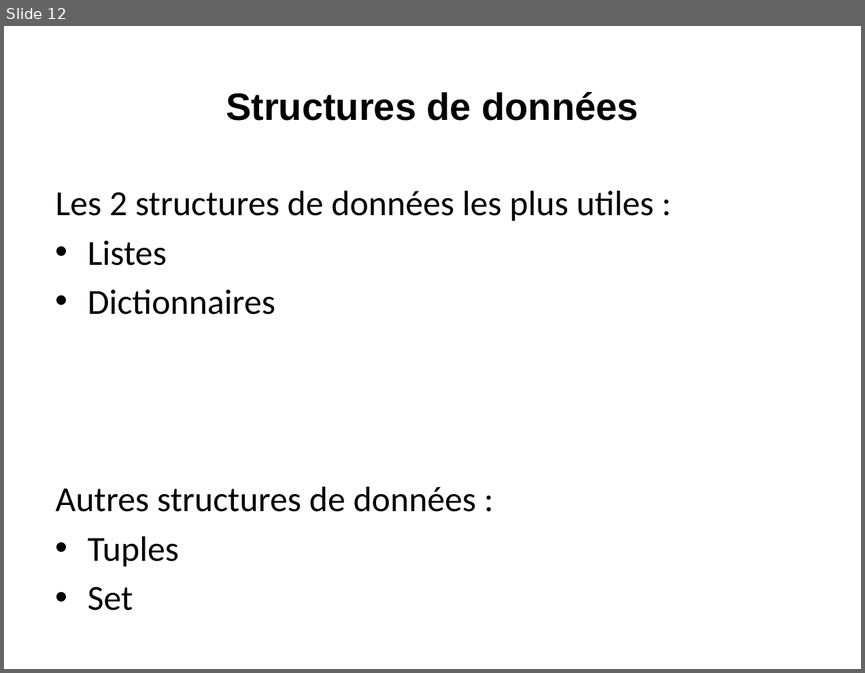
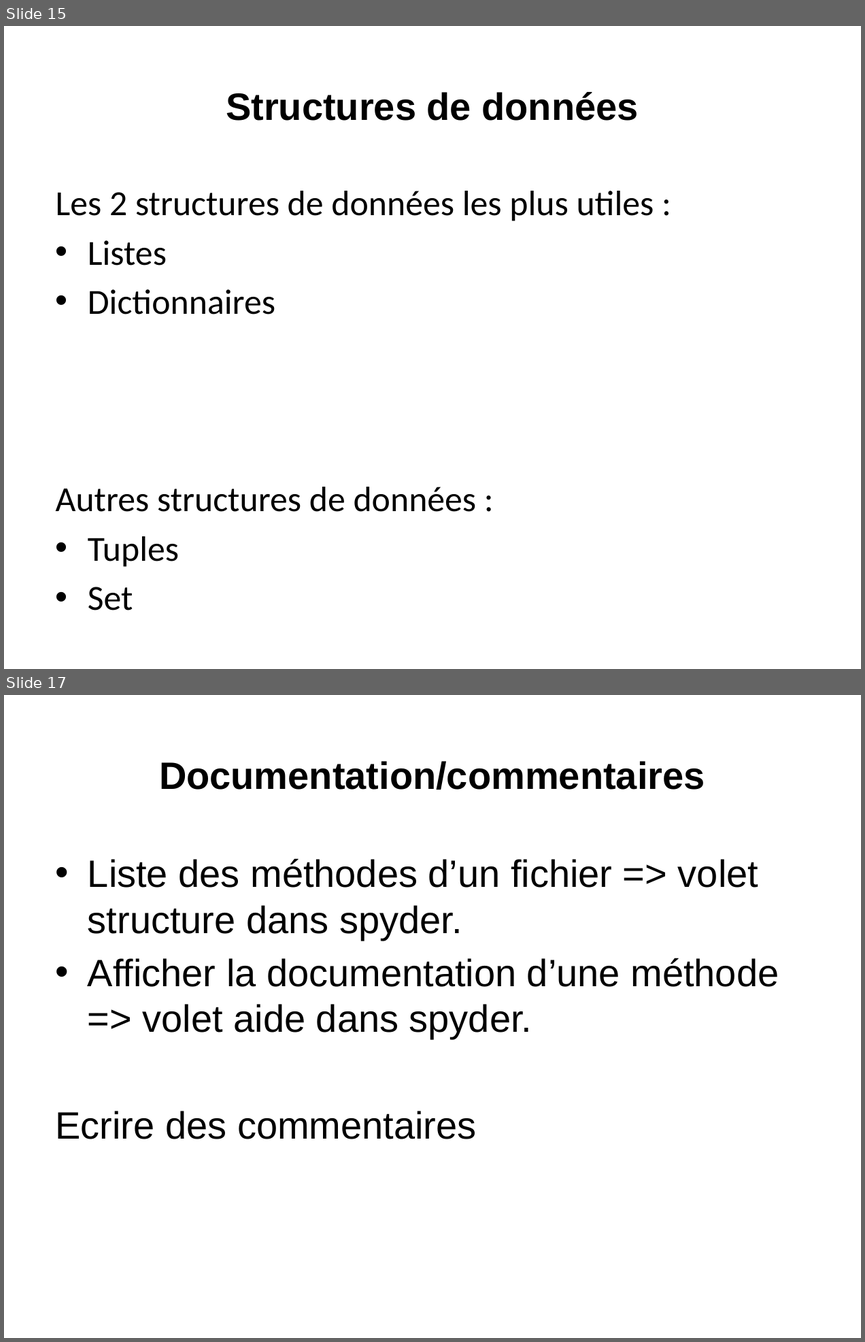
Before and after one commit to loicmidy/formation-python, a slide deck: formation python.pptx. Shown one above the other, each under a label of ours: slide 12 before the commit, slides 15 and 17 after it; the slides between them are not shown. The pictures are 865x673 and 865x1342 pixels, drawn with LibreOffice and Linux fonts; fonts in the diff are those of the drawing. Boxes give left, top, right and bottom in pixels: in the first picture for what was removed or moved away, otherwise in the second. Text is boxed around its words. In the diff, an @@ line names an element or a change of style, - is before the commit and + after.

```diff
--- a/formation python.pptx
+++ b/formation python.pptx
@@ slide 17 added at box(4, 695, 861, 1338), background #FFFFFF @@
@@ title added at box(159, 761, 704, 790), 32 pt, text #000000, bold @@
+Documentation/commentaires
@@ text added at box(56, 858, 779, 1139), 32 pt, text #000000 @@
+• Liste des méthodes d’un fichier => volet structure dans spyder.
+• Afficher la documentation d’une méthode => volet aide dans spyder.
+Ecrire des commentaires
@@ what was slide 12 is now slide 15 @@
```
Also in this commit, not shown: 2 slides changed, 12 other slides added, 9 other files.
